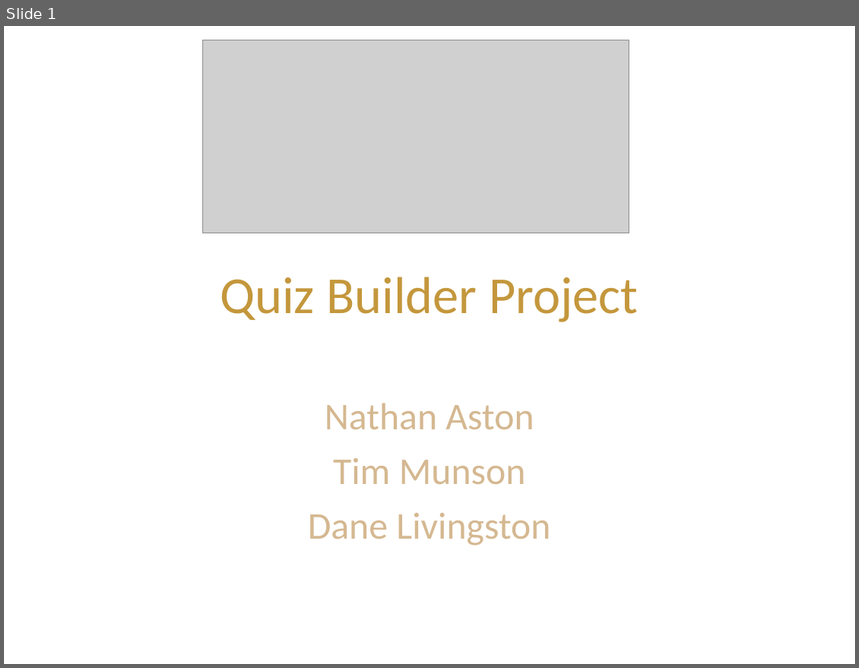
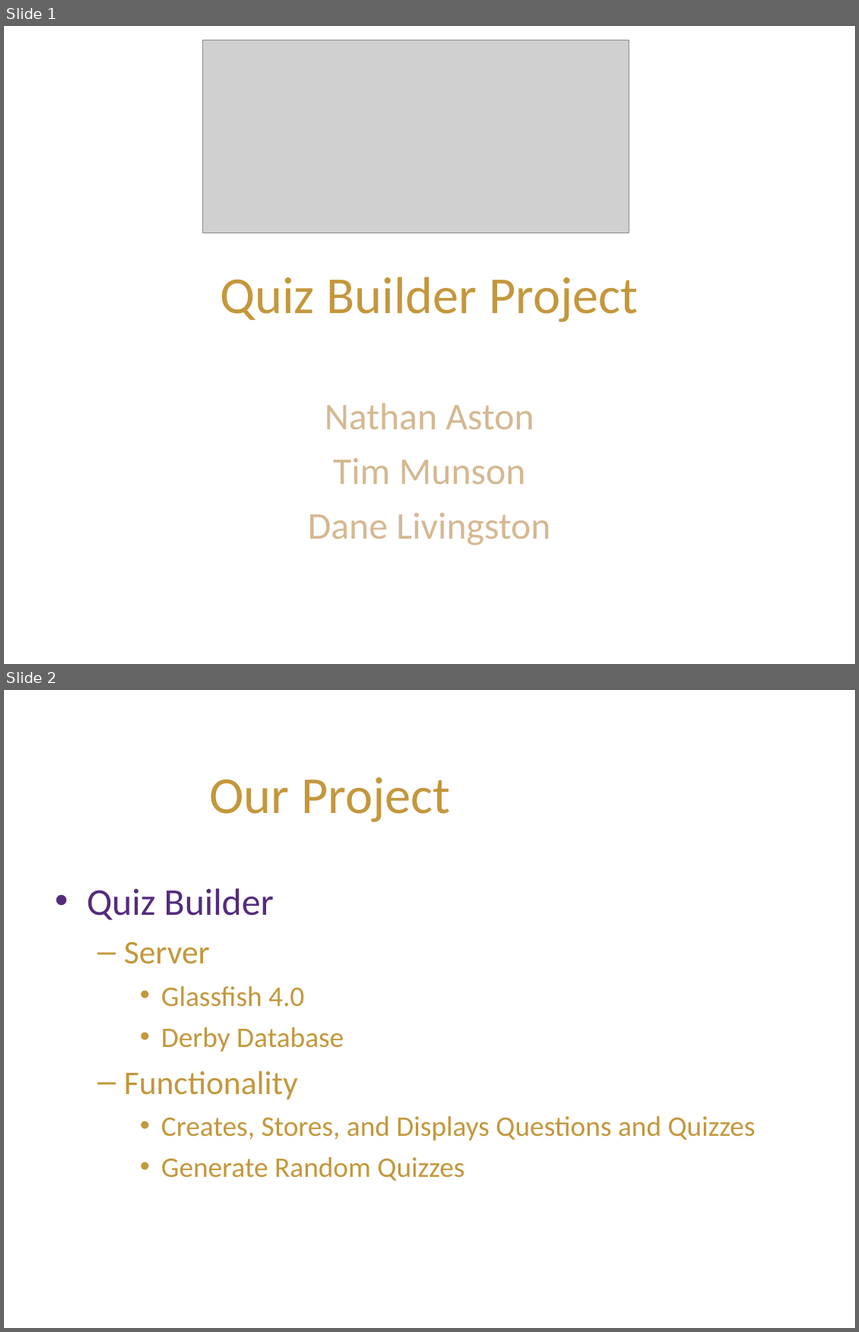
Before and after one commit to macguy2010/QuizBuilder, a slide deck: QuizBuilderPpt.ppt. Shown one above the other, each under a label of ours: slide 1 before the commit, slides 1 and 2 after it. The pictures are 859x668 and 859x1332 pixels, drawn with LibreOffice and Linux fonts; fonts in the diff are those of the drawing; grey boxes stand for pictures; background and template pictures are left out. Boxes give left, top, right and bottom in pixels: in the first picture for what was removed or moved away, otherwise in the second. Text is boxed around its words. In the diff, an @@ line names an element or a change of style, - is before the commit and + after.

Commit message:
Quiz PPT Update

```diff
--- a/QuizBuilderPpt.ppt
+++ b/QuizBuilderPpt.ppt
@@ slide 2 added at (4, 690, 855, 1328), background #FFFFFF @@
@@ text added at (210, 777, 450, 822), 44 pt, text #C4973C @@
+Our Project
@@ text added at (87, 888, 756, 1181), 24 pt, text #C4973C @@
+• Quiz Builder
+  – Server
+    • Glassfish 4.0
+    • Derby Database
+  – Functionality
+    • Creates, Stores, and Displays Questions and Quizzes
+    • Generate Random Quizzes
```
Also in this commit, not shown: 1 slide changed, 2 other slides added, 10 slides removed, 2 other files.
